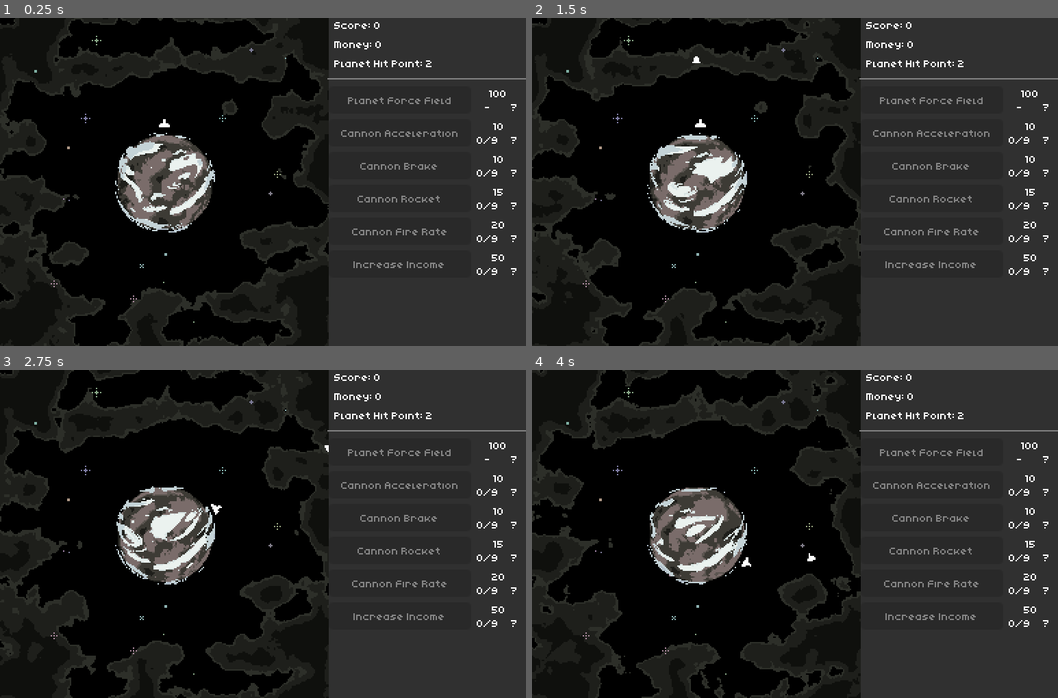
Above: before the commit, frames 1-4 (two rows, left to right).
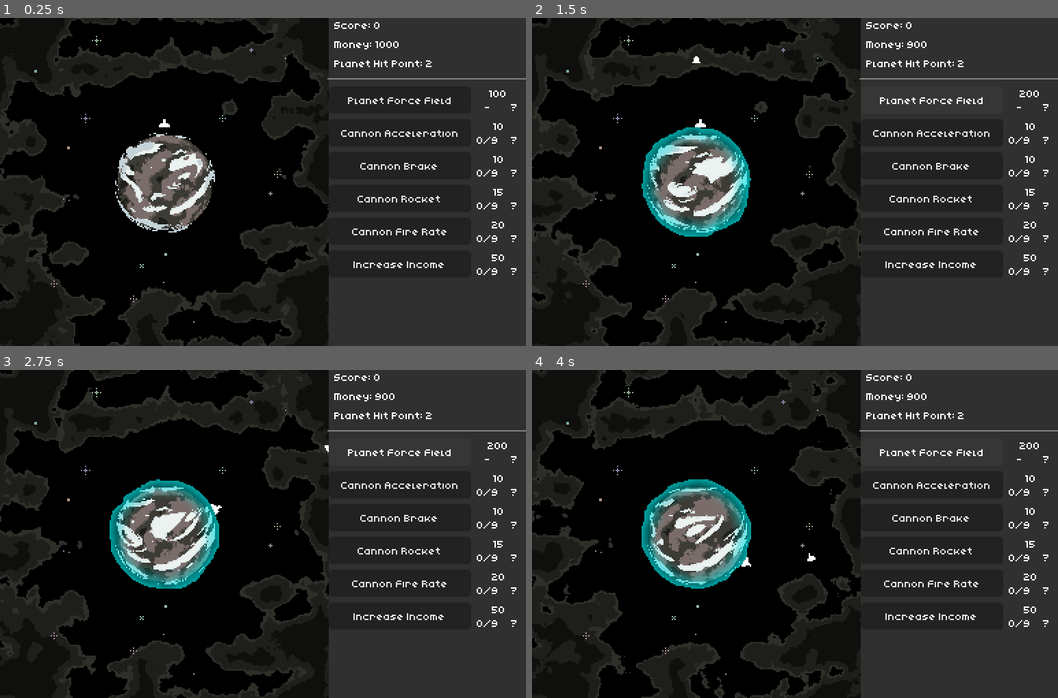
Above: after the commit, the same moments.

Repository: OriginTwo/planet-protector
Game: Godot game, scene res://scene/game.tscn
Two runs of this game, one before a commit and one after it. Both use one fixed random seed, a clock stepped at 60 frames per second and the inputs below. The project has no main scene, so this scene is started directly. Sound files missing from this copy of the repository are replaced by a short silence.
Inputs (mouse positions are in pixels of both pictures, inside the frame that each line leads up to):
- Up to frame 1 (0.25 s): no input
- Up to frame 2 (1.5 s): click (931, 100) at 0.5 s, where only the run after the commit has a clickable "Planet Force Field"; tap Enter (ui_accept) at 1.25 s; hold Right (ui_right) from 1.28 s (still down)
- Up to frame 3 (2.75 s): tap Enter (ui_accept) at 1.52, 2.27 s; release Right (ui_right) at 2.03 s; hold Left (ui_left) from 2.03 s (still down)
- Up to frame 4 (4 s): release Left (ui_left) at 2.78 s; hold Right (ui_right) from 2.78 s (still down); tap Enter (ui_accept) at 3.77 s

The runs differ from the first frame. In frame 1, 0.8% of the frame differs, in the area x 64-87%, y 7-77%; in frame 2, 3.5%, in the area x 20-97%, y 7-77%; in frame 3, 3.4%; in frame 4, 3.3%.

Commit message:
upgrade: force field

Diff:
--- a/scene/asteroid/asteroid.tscn
+++ b/scene/asteroid/asteroid.tscn
@@ -49,7 +49,7 @@
 [node name="Shake" type="Node" parent="." node_paths=PackedStringArray("node")]
 script = ExtResource("6_skpl7")
 node = NodePath("../Visual")
-shake_duration = 0.2
+decay = 5.0
 
 [node name="Hurtbox" type="Area2D" parent="."]
 collision_layer = 2
--- a/scene/autoload/global.gd
+++ b/scene/autoload/global.gd
@@ -6,3 +6,4 @@
 signal upgrade_bought(upgrade: UpgradeData)
 
 const PLANET_RADIUS: float = 35
+const FORCE_FIELD_RADIUS: float = PLANET_RADIUS + 5
--- a/scene/autoload/hitstop_manager.gd
+++ b/scene/autoload/hitstop_manager.gd
@@ -1,8 +1,8 @@
 extends Node2D
 
-func hitstop() -> void:
+func hitstop(duration: float = 0.05) -> void:
 	get_tree().paused = true
-	await get_tree().create_timer(0.05, true, false, true).timeout
+	await get_tree().create_timer(duration, true, false, true).timeout
 	get_tree().paused = false
 
 func shake_camera() -> void:
--- a/scene/cannon/projectile.tscn
+++ b/scene/cannon/projectile.tscn
@@ -30,4 +30,4 @@
 
 [node name="TimeoutSound" type="AudioStreamPlayer" parent="."]
 stream = ExtResource("4_e4kvh")
-volume_db = -6.5
+volume_db = -8.0
--- a/scene/component/shake.gd
+++ b/scene/component/shake.gd
@@ -4,24 +4,27 @@
 signal finished()
 
 @export var node: Node2D
-@export var shake_amount: float = 2.0
-@export var shake_duration: float = 0.4
+@export var max_offset: float = 2.0
+@export var decay: float = 2
 
 var original_position: Vector2
-var current_shake: float
-
-func shake() -> void:
-	current_shake = shake_amount
-	var tween := create_tween()
-	tween.tween_property(self, "current_shake", 0.0, shake_duration).from_current()
-	tween.tween_callback(finished.emit)
+var current_strength: float
+var just_shake: bool
 
 func _ready() -> void:
-	await get_tree().process_frame
-	original_position = node.position
+	set_deferred("original_position", node.position)
 
-func _process(_delta: float) -> void:
-	node.position = original_position + Vector2(
-		randf_range(-current_shake, current_shake),
-		randf_range(-current_shake, current_shake)
-	)
+func _process(delta: float) -> void:
+	if current_strength > 0:
+		node.position = original_position + Vector2(
+			randf_range(-max_offset, max_offset),
+			randf_range(-max_offset, max_offset)
+		)*current_strength
+	current_strength = max(current_strength - decay*delta, 0)
+	if just_shake && current_strength == 0:
+		just_shake = false
+		finished.emit()
+
+func shake(strength: float = 1) -> void:
+	current_strength = clamp(current_strength + strength, 0, 1)
+	just_shake = true
--- a/scene/manager/game_manager.gd
+++ b/scene/manager/game_manager.gd
@@ -1,5 +1,7 @@
 class_name GameManager
 extends Node
+
+const FORCE_FIELD_SCENE := preload("res://scene/upgrade/force_field.tscn")
 
 var score: int :
 	set(value):
@@ -11,6 +13,8 @@
 		Global.money_changed.emit(money)
 
 var income_multiplier: float = 1
+
+var force_field_count: int = 0
 
 func increase_score(amount: int) -> void:
 	score += amount
@@ -24,13 +28,15 @@
 	Global.upgrade_bought.connect(_on_upgrade_bought)
 
 	set_deferred("score", 0)
-	set_deferred("money", 0)
+	set_deferred("money", 1000)
 
 func _on_upgrade_bought(upgrade: UpgradeData) -> void:
 	money -= upgrade.price
 	match upgrade.name:
 		"Planet Force Field":
-			print("spawn force_field")
+			if force_field_count == 0:
+				spawn_force_field()
+			force_field_count += 1
 		"Cannon Acceleration":
 			print("increase cannon_accel")
 		"Cannon Brake":
@@ -41,3 +47,13 @@
 			print("increase cannon_fire_rate")
 		"Increase Income":
 			income_multiplier += 0.45
+
+func _on_force_field_destroyed() -> void:
+	force_field_count -= 1
+	if force_field_count > 0:
+		spawn_force_field()
+
+func spawn_force_field() -> void:
+	var force_field := FORCE_FIELD_SCENE.instantiate()
+	get_parent().add_child(force_field)
+	force_field.tree_exited.connect(_on_force_field_destroyed)
--- /dev/null
+++ b/scene/upgrade/force_field.gd
@@ -0,0 +1,41 @@
+extends Node2D
+
+@onready var visual: ColorRect = $Visual/ColorRect
+@onready var health: Health = $Health
+@onready var shake: Shake = $Shake
+@onready var hurtbox: Hurtbox = $Hurtbox
+@onready var spawn_sound: AudioStreamPlayer = $SpawnSound
+@onready var hurt_sound: AudioStreamPlayer = $HurtSound
+@onready var destroyed_sound: AudioStreamPlayer = $DestroyedSound
+
+var shader_time: float
+
+func _ready() -> void:
+	health.depleted.connect(_on_destroyed)
+	hurtbox.hurt.connect(_on_hurt)
+
+	$Hurtbox/CollisionShape2D.shape.radius = Global.FORCE_FIELD_RADIUS
+	visual.size = Vector2(Global.FORCE_FIELD_RADIUS*2, Global.FORCE_FIELD_RADIUS*2)
+	visual.position = -visual.size/2
+
+	spawn_sound.play()
+
+func _process(delta: float) -> void:
+	shader_time += delta
+	visual.material.set_shader_parameter("time", shader_time)
+
+func _on_destroyed() -> void:
+	HitstopManager.hitstop()
+	HitstopManager.shake_camera()
+	destroyed_sound.play()
+	visual.hide()
+	hurtbox.set_enabled(false)
+	await destroyed_sound.finished
+	queue_free()
+
+func _on_hurt(_hitbox: Hitbox) -> void:
+	shake.shake()
+	hurt_sound.play()
+	visual.material.set_shader_parameter("flash", true)
+	await shake.finished
+	visual.material.set_shader_parameter("flash", false)
--- /dev/null
+++ b/scene/upgrade/force_field.gdshader
@@ -0,0 +1,30 @@
+shader_type canvas_item;
+
+uniform sampler2D noise : source_color, repeat_enable;
+uniform bool flash = false;
+
+uniform float time = 1.0;
+uniform float time_scale = 0.2;
+
+void fragment() {
+	vec2 shifted_uv = vec2(UV.x + sin(time*time_scale*0.2), UV.y + sin(time*time_scale*0.2));
+	float n1 = texture(noise, shifted_uv).r;
+	shifted_uv = vec2(UV.x*1.2 - sin(time*time_scale*0.5), -UV.y*1.2 - sin(time*time_scale*0.5));
+	float n2 = texture(noise, shifted_uv).r;
+	shifted_uv = vec2(-UV.x*0.7 - sin(time*time_scale*0.4), UV.y*0.7 + sin(time*time_scale*0.4));
+	float n3 = texture(noise, shifted_uv).r;
+	float n = (n1 + n2 - n3*2.0)*0.3;
+
+	float dist = distance(UV - n*0.08, vec2(0.5));
+	if (dist > 0.5) {
+		discard;
+	}
+
+	dist = smoothstep(0.3, 0.55, dist);
+
+	if (flash) {
+		COLOR = vec4(1.0, 1.0, 1.0, dist);
+	} else {
+		COLOR = vec4(0.0, 1.0, 1.0, dist*0.7);
+	}
+}
--- a/scene/upgrade/force_field.tres
+++ b/scene/upgrade/force_field.tres
@@ -5,7 +5,7 @@
 [resource]
 script = ExtResource("1_8c2vb")
 name = "Planet Force Field"
-description = "Force field around the planet that breaks after 2 hit points"
+description = "Force field around the planet that breaks after 4 hit points"
 limit = 0
 price = 100
 price_multiplier = 2.0
--- /dev/null
+++ b/scene/upgrade/force_field.tscn
@@ -0,0 +1,69 @@
+[gd_scene load_steps=13 format=3 uid="uid://ckaiamw5m7obx"]
+
+[ext_resource type="Script" path="res://scene/upgrade/force_field.gd" id="1_34u5n"]
+[ext_resource type="Script" path="res://scene/component/hurtbox.gd" id="1_y4gvj"]
+[ext_resource type="Shader" path="res://scene/upgrade/force_field.gdshader" id="2_7xp8g"]
+[ext_resource type="Script" path="res://scene/component/health.gd" id="2_oblui"]
+[ext_resource type="Script" path="res://scene/component/shake.gd" id="4_fba7n"]
+[ext_resource type="AudioStream" uid="uid://qatcwkmnebvs" path="res://asset/force_field/hurt.wav" id="6_l4jaw"]
+[ext_resource type="AudioStream" uid="uid://blyg1kpta0yj2" path="res://asset/force_field/spawned.wav" id="6_t0m8p"]
+[ext_resource type="AudioStream" uid="uid://dpuvyouwcks5u" path="res://asset/force_field/destroyed.wav" id="7_vbmgd"]
+
+[sub_resource type="FastNoiseLite" id="FastNoiseLite_asp4y"]
+
+[sub_resource type="NoiseTexture2D" id="NoiseTexture2D_pl0lh"]
+width = 256
+height = 256
+seamless = true
+noise = SubResource("FastNoiseLite_asp4y")
+
+[sub_resource type="ShaderMaterial" id="ShaderMaterial_0xqkd"]
+resource_local_to_scene = true
+shader = ExtResource("2_7xp8g")
+shader_parameter/flash = false
+shader_parameter/time = 1.0
+shader_parameter/time_scale = 0.2
+shader_parameter/noise = SubResource("NoiseTexture2D_pl0lh")
+
+[sub_resource type="CircleShape2D" id="CircleShape2D_nhlkr"]
+
+[node name="ForceField" type="Node2D"]
+script = ExtResource("1_34u5n")
+
+[node name="Visual" type="Node2D" parent="."]
+
+[node name="ColorRect" type="ColorRect" parent="Visual"]
+material = SubResource("ShaderMaterial_0xqkd")
+offset_right = 40.0
+offset_bottom = 40.0
+
+[node name="Health" type="Node" parent="." node_paths=PackedStringArray("hurtbox")]
+script = ExtResource("2_oblui")
+hurtbox = NodePath("../Hurtbox")
+max_health = 4
+
+[node name="Shake" type="Node" parent="." node_paths=PackedStringArray("node")]
+script = ExtResource("4_fba7n")
+node = NodePath("../Visual")
+max_offset = 3.0
+decay = 4.0
+
+[node name="Hurtbox" type="Area2D" parent="."]
+collision_mask = 0
+monitoring = false
+script = ExtResource("1_y4gvj")
+
+[node name="CollisionShape2D" type="CollisionShape2D" parent="Hurtbox"]
+shape = SubResource("CircleShape2D_nhlkr")
+
+[node name="SpawnSound" type="AudioStreamPlayer" parent="."]
+stream = ExtResource("6_t0m8p")
+volume_db = -6.0
+
+[node name="HurtSound" type="AudioStreamPlayer" parent="."]
+stream = ExtResource("6_l4jaw")
+volume_db = -6.0
+
+[node name="DestroyedSound" type="AudioStreamPlayer" parent="."]
+stream = ExtResource("7_vbmgd")
+volume_db = -6.0
Not shown, added: asset/force_field/destroyed.wav.import
Not shown, added: asset/force_field/hurt.wav.import
Not shown, added: asset/force_field/spawned.wav.import
Not shown, added: asset/force_field/destroyed.wav
Not shown, added: asset/force_field/hurt.wav
Not shown, added: asset/force_field/spawned.wav
